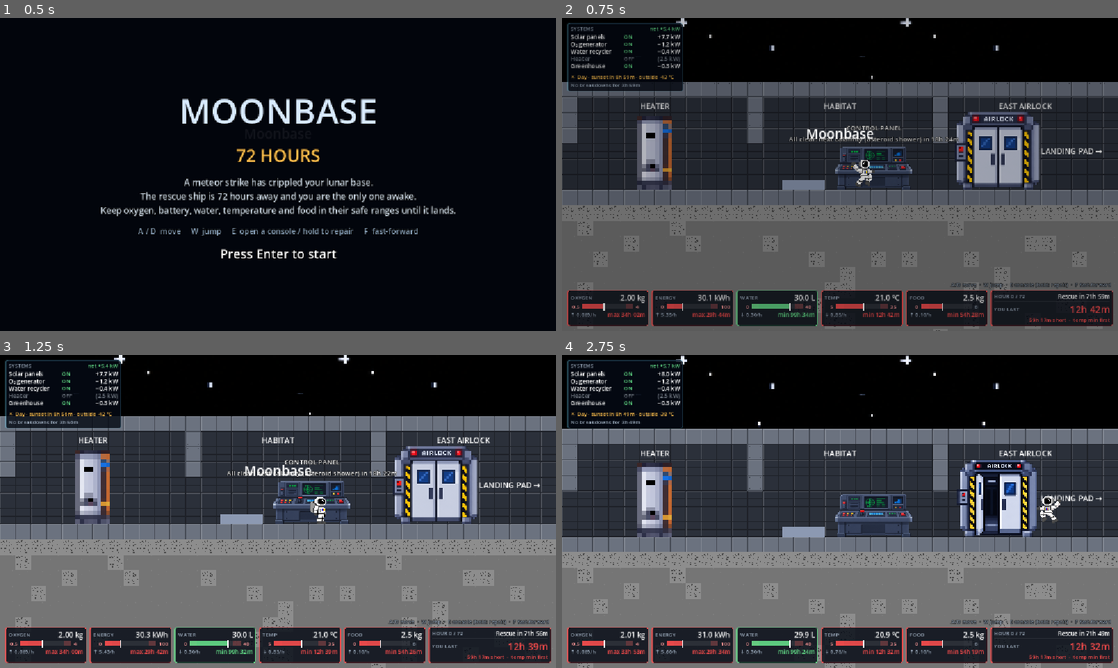
Above: before the commit, frames 1-4 (two rows, left to right).
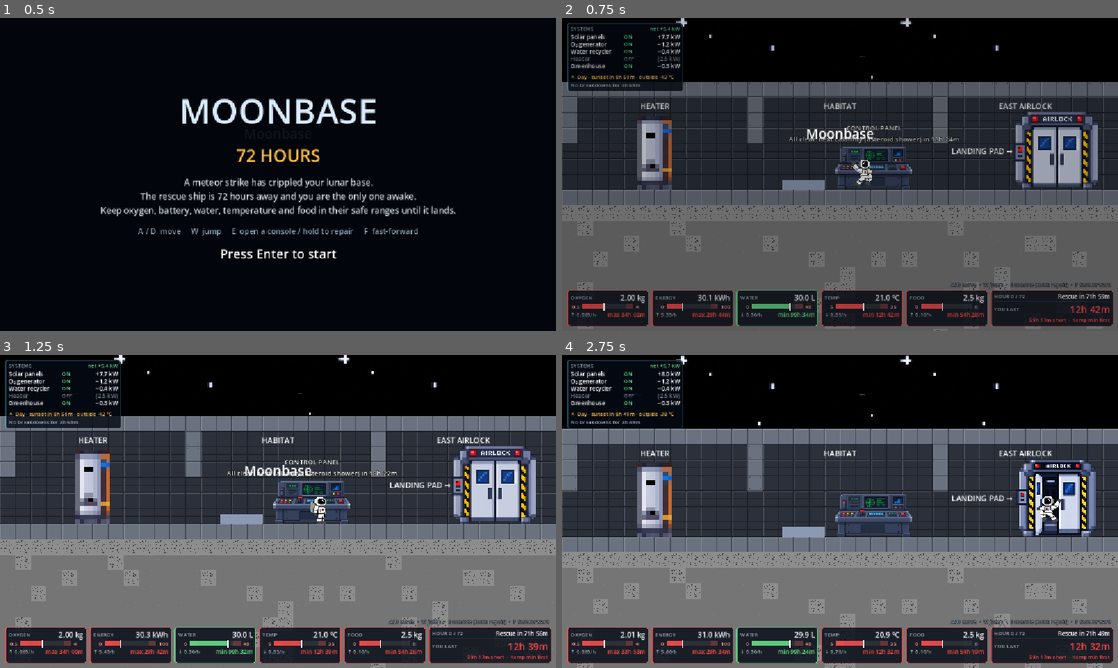
Above: after the commit, the same moments.

Repository: kushmdesai/72-Hours
Game: Godot game, scene res://scenes/main.tscn
Two runs of this game, one before a commit and one after it. Both use one fixed random seed, a clock stepped at 60 frames per second and the inputs below.
Inputs (mouse positions are in pixels of both pictures, inside the frame that each line leads up to):
- Up to frame 1 (0.5 s): no input
- Up to frame 2 (0.75 s): tap Enter (ui_accept) at 0.5 s; move the mouse to (962, 158) at 0.52 s; hold D (move_right) from 0.53 s (still down); hold E (interact) from 0.53 s (still down); click (962, 158) at 0.67 s
- Up to frame 3 (1.25 s): keep holding D (move_right); keep holding E (interact); tap W (jump) at 0.77 s
- Up to frame 4 (2.75 s): move the mouse to (728, 527) at 1.27 s; release E (interact) at 1.28 s; tap E (interact) at 1.35 s; tap W (jump) at 1.52 s; move the mouse to (895, 442) at 2.02 s; release D (move_right) at 2.03 s; hold A (move_left) from 2.03 s (still down); hold E (interact) from 2.03 s (still down)

Frame 1 is identical in both runs. In frame 2, 4.8% of the frame differs, in the area x 70-98%, y 30-55%; in frame 3, 5.2%; in frame 4, 5.2%, in the area x 70-98%, y 33-59%.

Commit message:
Point the exit signs at the airlock doors
The doors move out toward the ends of the base, and the "← SOLAR ARRAY"
and "LANDING PAD →" signs sit just inside them so each arrow points at
its door.

Co-Authored-By: Claude Opus 5.5 (1M context) <noreply@anthropic.com>

Diff:
--- a/scenes/locations/base.tscn
+++ b/scenes/locations/base.tscn
@@ -56,7 +56,7 @@
 
 [node name="Door" type="Sprite2D" parent="Rooms/WestAirlock"]
 texture_filter = 1
-position = Vector2(58, -80)
+position = Vector2(-64, -80)
 texture = ExtResource("door_closed")
 script = ExtResource("door_script")
 closed_texture = ExtResource("door_closed")
@@ -208,7 +208,7 @@
 
 [node name="Door" type="Sprite2D" parent="Rooms/EastAirlock"]
 texture_filter = 1
-position = Vector2(-58, -80)
+position = Vector2(64, -80)
 texture = ExtResource("door_closed")
 script = ExtResource("door_script")
 closed_texture = ExtResource("door_closed")
@@ -218,19 +218,18 @@
 position = Vector2(2160, -32)
 
 [node name="ToSolar" type="Label" parent="." unique_id=237335952]
-offset_left = -64.0
+offset_left = 218.0
 offset_top = -92.0
-offset_right = 256.0
+offset_right = 378.0
 offset_bottom = -68.0
 theme_override_font_sizes/font_size = 16
 text = "← SOLAR ARRAY"
-horizontal_alignment = 1
 
 [node name="ToPad" type="Label" parent="." unique_id=1376120304]
-offset_left = 2432.0
+offset_left = 2310.0
 offset_top = -92.0
-offset_right = 2752.0
+offset_right = 2470.0
 offset_bottom = -68.0
 theme_override_font_sizes/font_size = 16
 text = "LANDING PAD →"
-horizontal_alignment = 1
+horizontal_alignment = 2
